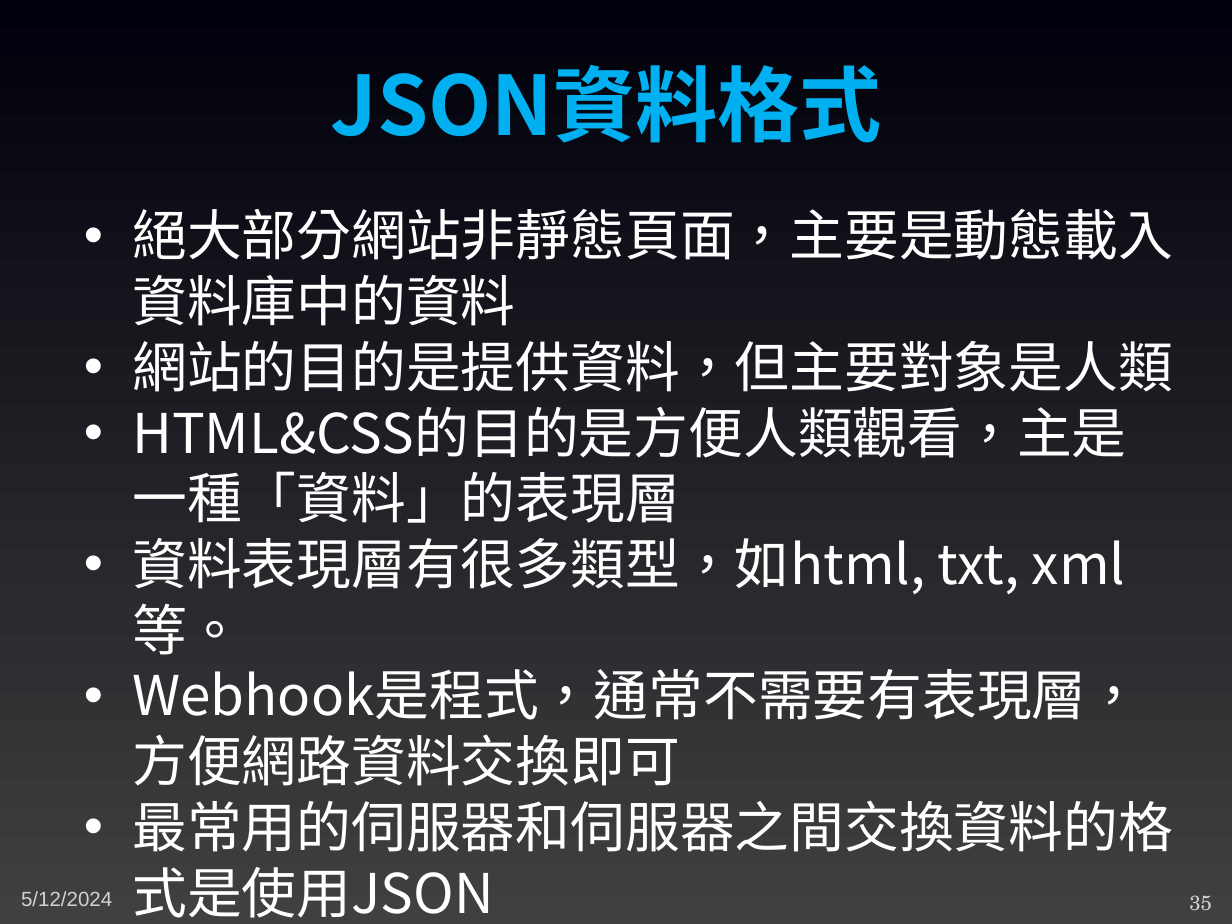
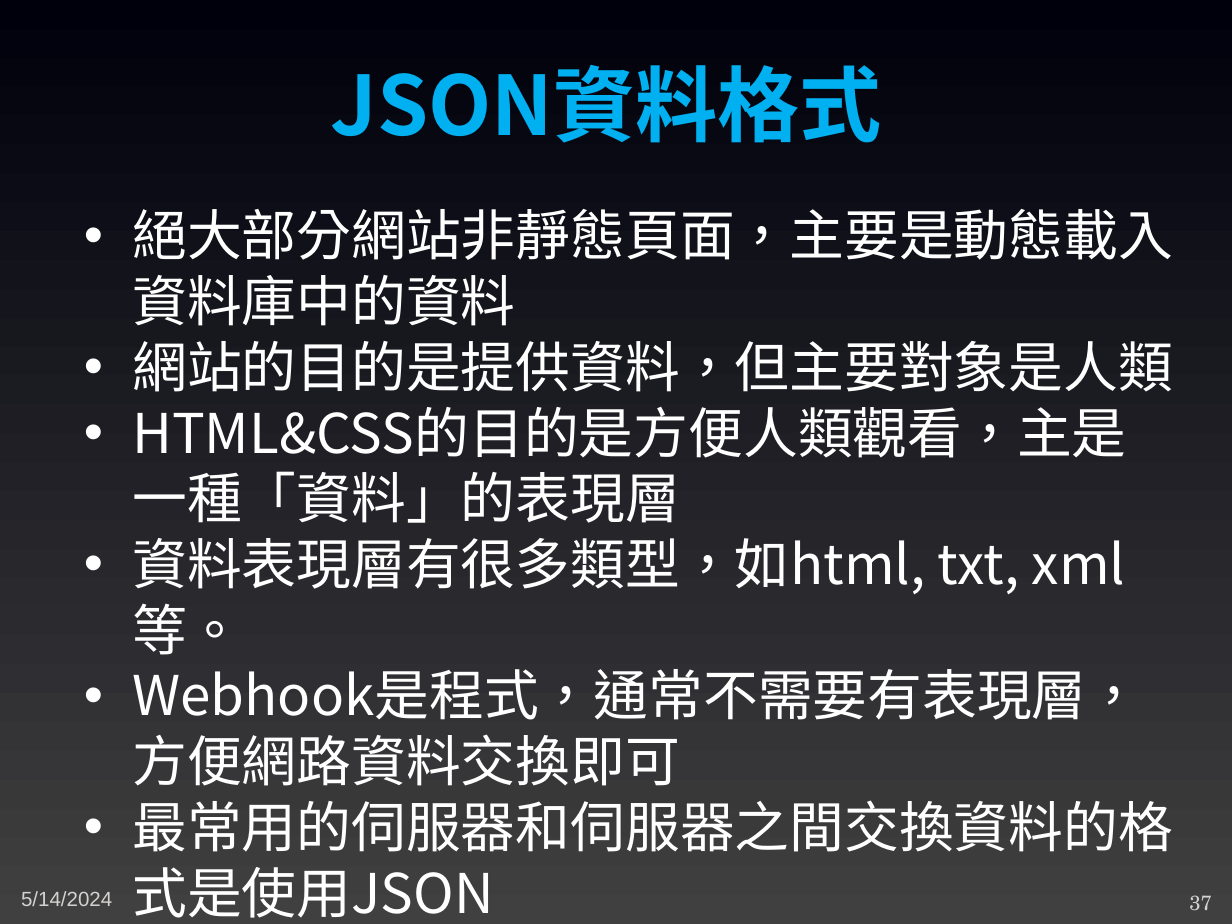
Before and after one commit to joshhu/sculinebot2024, a slide deck: slide 37 of Slides/05. 基礎觀念及知識.pptx (slide 35 before the commit). Drawn at 1232x924 pixels with LibreOffice and Linux fonts; fonts in the diff are those of the drawing. Boxes give left, top, right and bottom in pixels: in the first picture for what was removed or moved away, otherwise in the second. Text is boxed around its words. In the diff, an @@ line names an element or a change of style, - is before the commit and + after.

```diff
--- a/Slides/05. 基礎觀念及知識.pptx
+++ b/Slides/05. 基礎觀念及知識.pptx
@@ text at [21, 891, 112, 906]: text changed @@
-5/12/2024
+5/14/2024
@@ page number at [1189, 895, 1212, 911]: text changed @@
-35
+37
```
Also in this commit, not shown: 6 other slides changed, 5 slides added, 6 other files.
